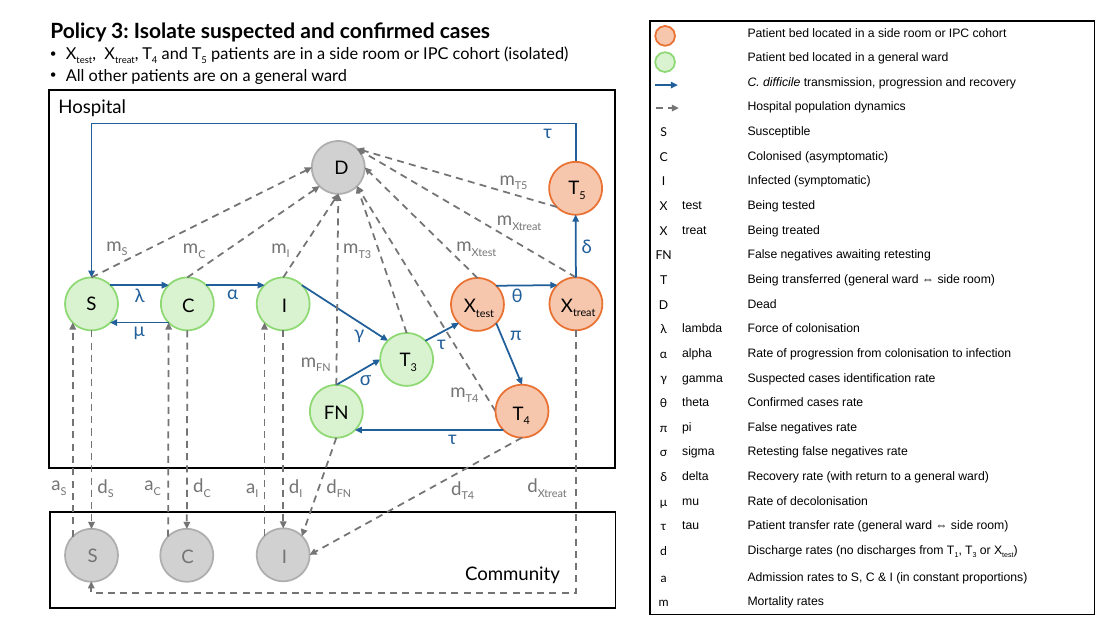
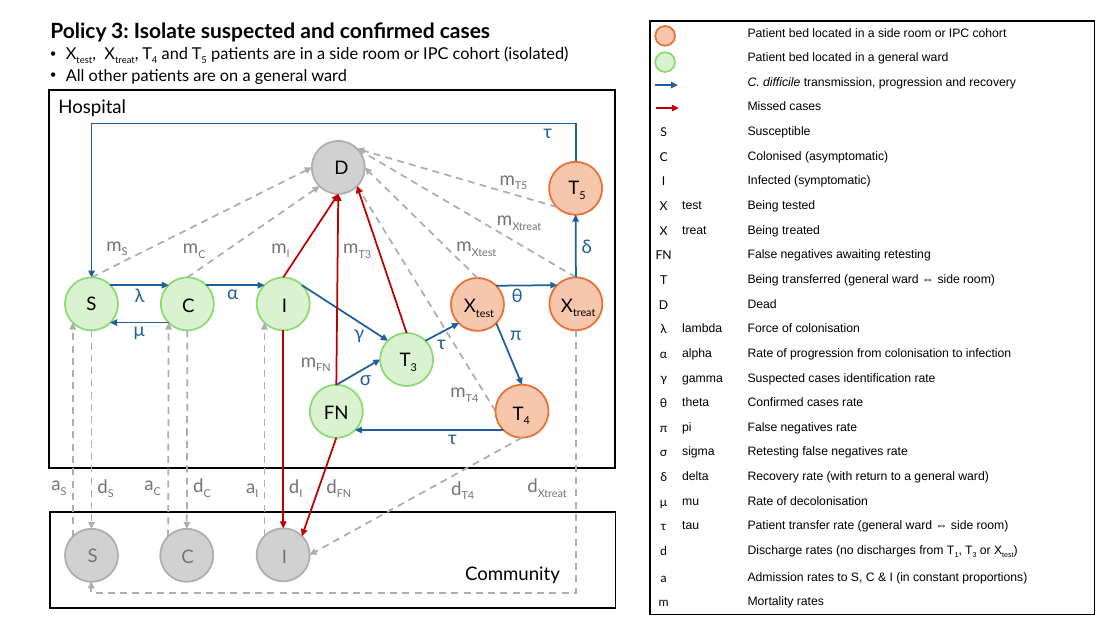
Before and after one commit to LFell/R_Cdiff_Model, a slide deck: slide 9 of Images/261014 Model diagrams with patient transfer.pptx. Drawn at 1120x630 pixels with LibreOffice and Linux fonts; fonts in the diff are those of the drawing. Boxes give left, top, right and bottom in pixels: in the first picture for what was removed or moved away, otherwise in the second. Text is boxed around its words. In the diff, an @@ line names an element or a change of style, - is before the commit and + after.

```diff
--- a/Images/261014 Model diagrams with patient transfer.pptx
+++ b/Images/261014 Model diagrams with patient transfer.pptx
@@ table at (650,21,1096,612) @@
-row 4, column 3: Hospital population dynamics
+row 4, column 3: Missed cases
@@ arrow (655, 108) - (679, 108): stroke #747474 1.5 pt dashed to #C00000 1.5 pt @@
@@ arrow (576, 277) - (357, 149): stroke #747474 1.5 pt dashed to #AEAEAE 1.5 pt dashed @@
@@ arrow (557, 207) - (357, 149): stroke #747474 1.5 pt dashed to #AEAEAE 1.5 pt dashed @@
@@ arrow (92, 277) - (312, 167): stroke #747474 1.5 pt dashed to #AEAEAE 1.5 pt dashed @@
@@ arrow (477, 278) - (365, 167): stroke #747474 1.5 pt dashed to #AEAEAE 1.5 pt dashed @@
@@ arrow (187, 277) - (319, 187): stroke #747474 1.5 pt dashed to #AEAEAE 1.5 pt dashed @@
@@ arrow (283, 277) - (339, 194): stroke #747474 1.5 pt dashed to #C00000 1.5 pt @@
@@ arrow (336, 385) - (339, 194): stroke #747474 1.5 pt dashed to #C00000 1.5 pt @@
@@ arrow (496, 412) - (357, 187): stroke #747474 1.5 pt dashed to #AEAEAE 1.5 pt dashed @@
@@ arrow (407, 333) - (357, 187): stroke #747474 1.5 pt dashed to #C00000 1.5 pt @@
@@ arrow (73, 537) - (73, 323): stroke #747474 1.5 pt dashed to #AEAEAE 1.5 pt dashed @@
@@ arrow (168, 537) - (169, 323): stroke #747474 1.5 pt dashed to #AEAEAE 1.5 pt dashed @@
@@ arrow (265, 536) - (265, 323): stroke #747474 1.5 pt dashed to #AEAEAE 1.5 pt dashed @@
@@ arrow (92, 330) - (92, 529): stroke #747474 1.5 pt dashed to #AEAEAE 1.5 pt dashed @@
@@ elbow arrow (576, 330) - (92, 581): stroke #747474 1.5 pt dashed to #AEAEAE 1.5 pt dashed @@
@@ arrow (187, 330) - (187, 529): stroke #747474 1.5 pt dashed to #AEAEAE 1.5 pt dashed @@
@@ arrow (283, 330) - (283, 528): stroke #747474 1.5 pt dashed to #C00000 1.5 pt @@
@@ arrow (336, 438) - (302, 536): stroke #747474 1.5 pt dashed to #C00000 1.5 pt @@
@@ arrow (522, 438) - (310, 555): stroke #747474 1.5 pt dashed to #AEAEAE 1.5 pt dashed @@
```
Also in this commit, not shown: 2 other slides changed, 2 slides added, 4 other files.
